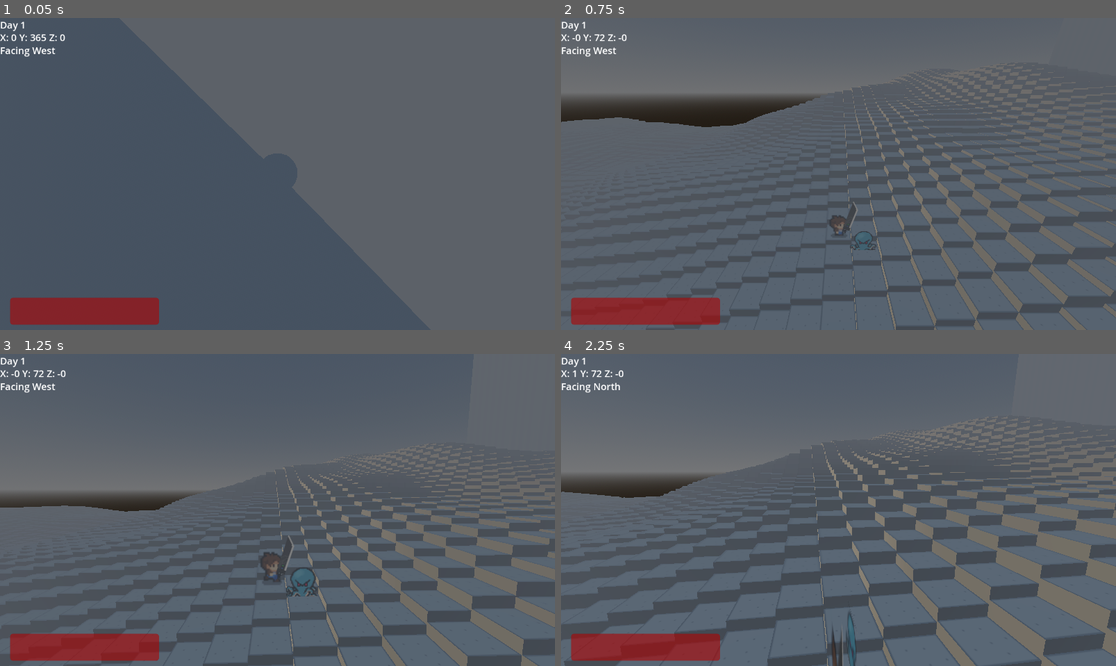
Above: before the commit, frames 1-4 (two rows, left to right).
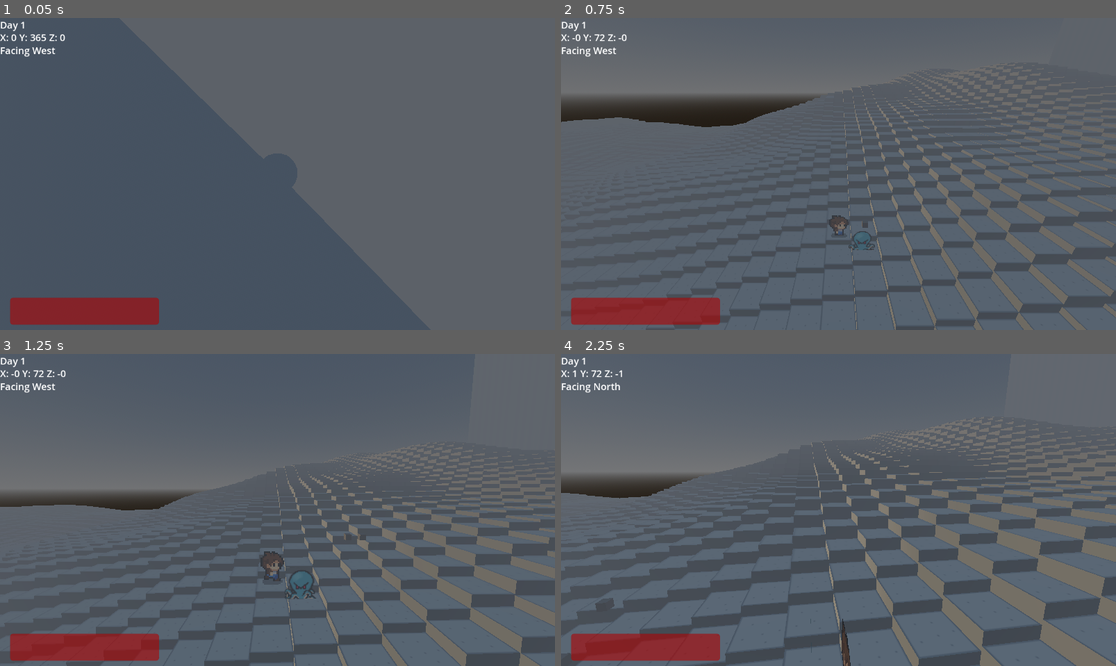
Above: after the commit, the same moments.

Repository: AkivaNugent/CSI-280_PROJECT-OCTOPUS
Game: Godot game, scene res://node_3d.tscn
The game is run twice, just before and just after one commit, with the same random seed, the same clock (stepped at 60 frames per second) and the same inputs. This scene is started directly instead of the project's main scene.
Inputs (mouse positions are in pixels of both pictures, inside the frame that each line leads up to):
- Up to frame 1 (0.05 s): no input
- Up to frame 2 (0.75 s): tap Enter (ui_accept) at 0.5 s; move the mouse to (960, 158) at 0.52 s; hold D (right) from 0.53 s (still down); hold Shift (sprint) from 0.53 s (still down); click (960, 158) at 0.67 s
- Up to frame 3 (1.25 s): keep holding D (right); keep holding Shift (sprint); tap Enter (ui_accept) at 0.77 s
- Up to frame 4 (2.25 s): move the mouse to (727, 525) at 1.27 s; release D (right) at 1.28 s; release Shift (sprint) at 1.28 s; hold S (down) 1.28-2.03 s; tap Q at 1.35 s; click (727, 525) at 1.42 s; tap Enter (ui_accept) at 1.52 s; move the mouse to (894, 441) at 2.02 s; hold D (right) from 2.03 s (still down); hold E from 2.03 s (still down); click (894, 441) at 2.17 s

Frame 1 is identical in both runs. In frame 2, 0.2% of the frame differs, in the area x 2-99%, y 20-100%; in frame 3, 4.8%; in frame 4, 35%, in the area x 0-100%, y 5-100%.

Commit message:
NOT IN A FUNCTIONAL STATE. I'm just going to bed.

Diff:
--- a/project_octopus/node_3d.tscn
+++ b/project_octopus/node_3d.tscn
@@ -16,6 +16,7 @@
 [ext_resource type="AudioStream" uid="uid://p3s62mrlp5k1" path="res://game_music/CaveOfTheUnkown.mp3" id="10_6842a"]
 [ext_resource type="Texture2D" uid="uid://du8eqyvw7rfdc" path="res://sprite_anim/MELEE_sword.png" id="10_xq57g"]
 [ext_resource type="PackedScene" uid="uid://bxi6bygwc0ey" path="res://pause_menu.tscn" id="11_o04wj"]
+[ext_resource type="PackedScene" uid="uid://bj5en7c31467i" path="res://weapon.tscn" id="11_wek74"]
 
 [sub_resource type="ProceduralSkyMaterial" id="ProceduralSkyMaterial_4qqdx"]
 sky_horizon_color = Color(0.64625, 0.65575, 0.67075, 1)
@@ -35,7 +36,7 @@
 
 [sub_resource type="CylinderShape3D" id="CylinderShape3D_kcbcv"]
 height = 0.819068
-radius = 0.372255
+radius = 0.324602
 
 [sub_resource type="Animation" id="Animation_kkjji"]
 length = 0.001
@@ -448,35 +449,45 @@
 
 [node name="AnimatedSprite3D" type="AnimatedSprite3D" parent="Player"]
 pixel_size = 0.045
+texture_filter = 0
 sprite_frames = SubResource("SpriteFrames_adtjf")
 animation = &"idle"
 
 [node name="WeaponsInventory" type="Node3D" parent="Player"]
+visible = false
 
 [node name="Ranged Weapons" type="Node3D" parent="Player/WeaponsInventory"]
 visible = false
 
 [node name="Braton" type="Sprite3D" parent="Player/WeaponsInventory/Ranged Weapons"]
 transform = Transform3D(1.99837, -0.242472, -0.00187173, 0.26664, 1.81725, -1.53967e-11, 0.00348781, -0.000423194, 1.07242, 0.49148, -0.547028, 0.106341)
+texture_filter = 0
 texture = ExtResource("6_chvu4")
 
 [node name="Flamethrower" type="Sprite3D" parent="Player/WeaponsInventory/Ranged Weapons"]
 transform = Transform3D(1.99837, -0.242472, -0.00187173, 0.26664, 1.81725, 0, 0.00348781, -0.000423195, 1.07242, 0.617894, -0.38327, 0.111729)
+texture_filter = 0
 texture = ExtResource("7_udelx")
 
 [node name="Pistol" type="Sprite3D" parent="Player/WeaponsInventory/Ranged Weapons"]
 transform = Transform3D(2.27674, -0.276249, -0.00213247, 0.303783, 2.07039, 0, 0.00397367, -0.000482146, 1.22181, 0.371424, -0.468292, 0.0975445)
+texture_filter = 0
 texture = ExtResource("8_cqtjv")
 
 [node name="Melee Weapons" type="Node3D" parent="Player/WeaponsInventory"]
 
 [node name="BusterSword" type="Sprite3D" parent="Player/WeaponsInventory/Melee Weapons"]
 transform = Transform3D(-2.45152, 0.819556, -0.0227047, 0.78795, 2.54246, 0.0594717, -0.0671265, -0.0868181, 1.52729, 0.366248, 0.0464172, 0.219726)
+texture_filter = 0
 texture = ExtResource("9_bfmdv")
 
 [node name="Sword" type="Sprite3D" parent="Player/WeaponsInventory/Melee Weapons"]
-transform = Transform3D(2.72465, 1.21167, 0, -1.22451, 2.69609, 0, 0, 0, -75.4774, 0.315624, -0.341095, 0.196118)
+transform = Transform3D(2.43095, 1.69594, 6.9732, -1.73582, 2.36816, 10.793, -0.0239774, 0.502662, -74.3756, 0.315624, -0.341095, 0.196118)
+texture_filter = 0
 texture = ExtResource("10_xq57g")
+
+[node name="Weapon" parent="Player" instance=ExtResource("11_wek74")]
+transform = Transform3D(1, 0, 0, 0, 1, 0, 0, 0, 1, 0.652261, -0.37558, 0)
 
 [node name="DirectionalLight3D" type="DirectionalLight3D" parent="."]
 transform = Transform3D(1, 0, 0, 0, 1, 0, 0, 0, 1, 0, 10.1745, 15)
@@ -532,16 +543,12 @@
 
 [node name="AudioStreamPlayer_walking" type="AudioStreamPlayer" parent="."]
 stream = ExtResource("8_4rnoe")
-bus = &"SFX"
 
 [node name="AudioStreamPlayer_running" type="AudioStreamPlayer" parent="."]
 stream = ExtResource("9_yxrcw")
-bus = &"SFX"
 
 [node name="AudioStreamPlayer_bgMusic" type="AudioStreamPlayer" parent="."]
 stream = ExtResource("10_6842a")
-volume_db = -7.429
-bus = &"Music"
 
 [node name="CanvasLayer" type="CanvasLayer" parent="."]
 
--- a/project_octopus/octomove.gd
+++ b/project_octopus/octomove.gd
@@ -5,7 +5,7 @@
 @onready var PLAYER = get_node("../Player")
 @onready var MAX_STEP_HEIGHT = PLAYER.MAX_STEP_HEIGHT
 @onready var animated_sprite3d = $AnimatedSprite3D
-@onready var playerCamera = $"../Player/Camera Origin/SpringArm3D/Camera3D"
+@onready var playerCamera = get_viewport().get_camera_3d()
 var _snapped_to_stairs_last_frame := false;
 var path = []
 var nextGoalIndex = 0
@@ -97,6 +97,7 @@
 
 	if not _step_up(delta):
 		move_and_slide()
+
 # Handle smooth focus transitions
 	if focus_transition_timer > 0:
 		focus_transition_timer -= delta
--- /dev/null
+++ b/project_octopus/projectile.gd
@@ -0,0 +1,12 @@
+extends CharacterBody3D
+
+func _physics_process(delta: float) -> void:
+	move_and_slide()
+	var collided = false
+	for index in get_slide_collision_count():
+		var collision := get_slide_collision(index)
+		var body = collision.get_collider()
+		collided = true
+		print(body)
+	if collided:
+		queue_free()
--- /dev/null
+++ b/project_octopus/projectile.tscn
@@ -0,0 +1,18 @@
+[gd_scene load_steps=4 format=3 uid="uid://cg6f0ujmxkvc7"]
+
+[ext_resource type="Script" path="res://projectile.gd" id="1_tu700"]
+
+[sub_resource type="BoxMesh" id="BoxMesh_u3e08"]
+
+[sub_resource type="BoxShape3D" id="BoxShape3D_wicrk"]
+
+[node name="Projectile" type="CharacterBody3D"]
+transform = Transform3D(0.2, 0, 0, 0, 0.2, 0, 0, 0, 0.2, 0, 0, 0)
+motion_mode = 1
+script = ExtResource("1_tu700")
+
+[node name="Mesh" type="MeshInstance3D" parent="."]
+mesh = SubResource("BoxMesh_u3e08")
+
+[node name="CollisionShape3D" type="CollisionShape3D" parent="."]
+shape = SubResource("BoxShape3D_wicrk")
--- /dev/null
+++ b/project_octopus/weapon.gd
@@ -0,0 +1,30 @@
+extends Node3D
+
+var projectileScene = load("res://projectile.tscn")
+
+# Called when the node enters the scene tree for the first time.
+func _ready() -> void:
+	pass # Replace with function body.
+
+func _input(event) -> void:
+	if event is InputEventMouseButton and event.button_index == 1:
+			#Code from https://docs.godotengine.org/en/4.0/tutorials/physics/ray-casting.html#raycast-query (final box)
+			var space_state = get_world_3d().direct_space_state
+			var cam = get_viewport().get_camera_3d()
+			var mousepos = get_viewport().get_mouse_position()
+
+			const RAY_LENGTH = 1000;
+			var origin = cam.project_ray_origin(mousepos)
+			var end = origin + cam.project_ray_normal(mousepos) * RAY_LENGTH
+			var query = PhysicsRayQueryParameters3D.create(origin, end)
+			query.collide_with_areas = true
+
+			var result = space_state.intersect_ray(query)
+
+			var projectile = projectileScene.instantiate()
+			get_tree().get_root().add_child(projectile)
+			if result != {}:
+				var targ = (Vector3(result["position"]) - global_position).normalized() * 5
+				projectile.global_position = global_position
+				projectile.velocity = targ
+				print(projectile.velocity)
--- /dev/null
+++ b/project_octopus/weapon.tscn
@@ -0,0 +1,6 @@
+[gd_scene load_steps=2 format=3 uid="uid://bj5en7c31467i"]
+
+[ext_resource type="Script" path="res://weapon.gd" id="1_m3p6n"]
+
+[node name="Weapon" type="Node3D"]
+script = ExtResource("1_m3p6n")
Not shown: 1 places in project_octopus/node_3d.tscn that only renumber resources
